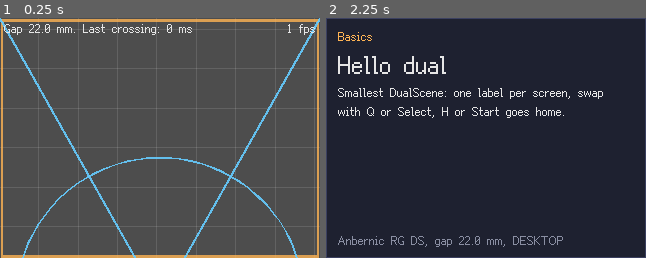
Above: before the commit, frames 1-2 (left to right).
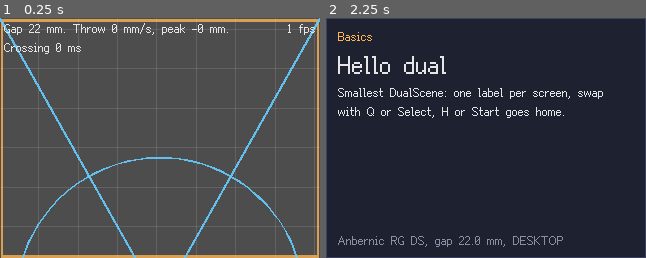
Above: after the commit, the same moments.

Repository: P1tayaa/godot-dual-core
Game: Godot game, scene res://examples/throw_gap/throw_gap.tscn
Two runs of this game, one before a commit and one after it. Both use one fixed random seed, a clock stepped at 60 frames per second and the inputs below. This scene is started directly instead of the project's main scene.
Inputs (mouse positions are in pixels of both pictures, inside the frame that each line leads up to):
- Up to frame 1 (0.25 s): no input
- Up to frame 2 (2.25 s): tap Enter (ui_accept) at 0.5, 1.25, 2 s; drag from (486, 138) to (518, 85) at 0.52 s; drag from (422, 150) to (470, 186) at 1.27 s; move the mouse to (518, 85) at 2.02 s; hold Right (ui_right) from 2.03 s (still down); hold H (home) from 2.03 s (still down); click (518, 85) at 2.17 s

The runs differ from the first frame. In frame 1, 0.8% of the frame differs, in the area x 1-72%, y 2-15%; in frame 2, nothing differs.

Commit message:
Fix throw on device, enable sensors, mark dice six
- Grab steers a rigid ball onto the finger instead of freezing it: moving a
  frozen body between physics steps was overwritten on the device.
- Button row ignores touch (it covered the ball's resting spot).
- Crossing timer as an explicit state; it re-armed itself and showed 0 ms.
- Throw speed, peak height and crossing time shown on the top screen.
- Speed clamp and thicker walls against tunnelling.
- Accelerometer, gravity and gyroscope enabled in project settings.
- Dice: 6 is written '6.' so it is not read as 9.

Co-Authored-By: Claude Opus 5.5 <noreply@anthropic.com>

Diff:
--- a/examples/dice_3d/dice_3d.gd
+++ b/examples/dice_3d/dice_3d.gd
@@ -133,7 +133,8 @@
 	die.add_child(mesh)
 	for axis: Vector3 in DiceRules.D6_FACES:
 		var label: Label3D = Label3D.new()
-		label.text = str(DiceRules.D6_FACES[axis])
+		var value: int = DiceRules.D6_FACES[axis]
+		label.text = "6." if value == 6 else str(value) # the dot tells 6 from an upside-down 9
 		label.font = _font
 		label.font_size = 48
 		label.outline_size = 0
--- a/examples/throw_gap/throw_gap.gd
+++ b/examples/throw_gap/throw_gap.gd
@@ -7,9 +7,12 @@
 
 const BALL_RADIUS_MM: float = 4.0
 const GRAB_RADIUS_MM: float = 14.0
-const WALL_MM: float = 20.0
-const GRAVITY_MM_S2: float = 3000.0 # ~0.3 g: tabletop feel at this scale
+const WALL_MM: float = 60.0
+const GRAVITY_MM_S2: float = 2000.0 # ~0.2 g: a ball rolling on a tilted table, not falling
 const TILT_SCALE: float = 300.0 # mm/s² per m/s² of real gravity
+const MAX_SPEED_MM_S: float = 2500.0 # faster would tunnel through the walls at 60 physics steps per second
+
+enum Crossing { ON_BOTTOM, IN_GAP, COUNTED }
 
 var _ball: RigidBody2D
 var _grabbed: bool = false
@@ -18,7 +21,15 @@
 var _last_time: float = 0.0
 var _velocity: Vector2 = Vector2.ZERO
 var _tilt: bool = false
-var _left_bottom_at: float = -1.0
+var _throw_velocity: Vector2 = Vector2.ZERO
+var _grab_target: Vector2 = Vector2.ZERO
+var _last_throw_speed: float = 0.0
+var _peak_y: float = 0.0
+var _tracking_peak: bool = false
+var _press_world: Vector2 = Vector2.ZERO
+var _press_time: float = 0.0
+var _crossing: Crossing = Crossing.ON_BOTTOM
+var _gap_entered_at: float = 0.0
 var _last_crossing_ms: int = 0
 
 @onready var _info: Label = %Info
@@ -43,20 +54,39 @@
 	_refresh_labels()
 
 
-func _physics_process(_delta: float) -> void:
+func _physics_process(delta: float) -> void:
+	if _grabbed:
+		# Held: the ball stays a rigid body and is steered onto the finger, so the physics server owns its position.
+		_ball.linear_velocity = ((_grab_target - _ball.global_position) / delta).limit_length(MAX_SPEED_MM_S)
+	elif _throw_velocity != Vector2.ZERO:
+		_ball.linear_velocity = _throw_velocity.limit_length(MAX_SPEED_MM_S)
+		_last_throw_speed = _ball.linear_velocity.length()
+		_peak_y = _ball.global_position.y
+		_tracking_peak = true
+		_throw_velocity = Vector2.ZERO
 	if _tilt:
 		var g: Vector3 = Input.get_gravity()
 		_set_gravity(Vector2(-g.x, g.y) * TILT_SCALE)
-	# Crossing time: from leaving the bottom screen's top edge to entering the top screen.
 	var y: float = _ball.global_position.y
+	if _tracking_peak:
+		_peak_y = minf(_peak_y, y)
+		if _ball.linear_velocity.y > 0.0:
+			_tracking_peak = false
+			_refresh_labels()
+	_track_crossing(y)
+
+
+## Time spent in the hinge gap: from the bottom screen's top edge (y = 0) to the top screen's lower edge (-gap).
+func _track_crossing(y: float) -> void:
 	var now: float = Time.get_ticks_msec() / 1000.0
 	if y > 0.0:
-		_left_bottom_at = -1.0
-	elif _left_bottom_at < 0.0 and _ball.linear_velocity.y < 0.0:
-		_left_bottom_at = now
-	if _left_bottom_at >= 0.0 and y < -Screens.profile.gap_mm:
-		_last_crossing_ms = int((now - _left_bottom_at) * 1000.0)
-		_left_bottom_at = -2.0 # counted, wait until it is back on the bottom screen
+		_crossing = Crossing.ON_BOTTOM
+	elif _crossing == Crossing.ON_BOTTOM:
+		_crossing = Crossing.IN_GAP
+		_gap_entered_at = now
+	elif _crossing == Crossing.IN_GAP and y < -Screens.profile.gap_mm:
+		_crossing = Crossing.COUNTED
+		_last_crossing_ms = int((now - _gap_entered_at) * 1000.0)
 		_refresh_labels()
 
 
@@ -70,17 +100,23 @@
 		if touch.pressed and world.distance_to(_ball.global_position) < GRAB_RADIUS_MM:
 			_grabbed = true
 			_grab_screen = screen
-			_ball.freeze = true
+			_grab_target = world
+			_ball.gravity_scale = 0.0
 			_velocity = Vector2.ZERO
+			_press_world = world
+			_press_time = now
 		elif not touch.pressed and _grabbed and screen == _grab_screen:
 			_grabbed = false
-			_ball.freeze = false
-			_ball.linear_velocity = _velocity
+			_ball.gravity_scale = 1.0
+			# A quick flick may send no drag events between press and release: use the whole gesture then.
+			if _velocity.length() < 1.0:
+				_velocity = (world - _press_world) / maxf(now - _press_time, 0.016)
+			_throw_velocity = _velocity
 	elif _grabbed and screen == _grab_screen:
 		var dt: float = maxf(now - _last_time, 0.001)
 		# Smoothed flick speed in mm/s.
 		_velocity = _velocity.lerp((world - _last_world) / dt, 0.5)
-		_ball.global_position = world
+		_grab_target = world
 	_last_world = world
 	_last_time = now
 
@@ -88,10 +124,12 @@
 func _reset_ball() -> void:
 	var bottom: Rect2 = Screens.profile.rect_mm(Screen.BOTTOM)
 	_grabbed = false
-	_ball.freeze = true
-	_ball.global_position = Vector2(bottom.get_center().x, bottom.end.y - 15.0)
+	_ball.gravity_scale = 1.0
 	_ball.linear_velocity = Vector2.ZERO
-	_ball.freeze = false
+	# Teleport through the physics server: it owns the position of a rigid body.
+	var at: Vector2 = Vector2(bottom.get_center().x, bottom.end.y - 15.0)
+	PhysicsServer2D.body_set_state(_ball.get_rid(), PhysicsServer2D.BODY_STATE_TRANSFORM, Transform2D(0.0, at))
+	_ball.global_position = at
 
 
 func _toggle_tilt() -> void:
@@ -109,14 +147,14 @@
 
 
 func _refresh_labels() -> void:
-	_info.text = tr("THROW_INFO") % [Screens.profile.gap_mm, _last_crossing_ms]
+	# Peak as height above the bottom screen's top edge: above gap_mm means it reached the top screen.
+	_info.text = tr("THROW_INFO") % [Screens.profile.gap_mm, _last_throw_speed, -_peak_y, _last_crossing_ms]
 	_tilt_button.text = tr("THROW_TILT") % ("ON" if _tilt else "OFF")
 
 
 func _make_ball() -> RigidBody2D:
 	var ball: RigidBody2D = RigidBody2D.new()
 	ball.continuous_cd = RigidBody2D.CCD_MODE_CAST_SHAPE
-	ball.freeze_mode = RigidBody2D.FREEZE_MODE_KINEMATIC
 	var material: PhysicsMaterial = PhysicsMaterial.new()
 	material.bounce = 0.6
 	ball.physics_material_override = material
--- a/examples/throw_gap/throw_gap.tscn
+++ b/examples/throw_gap/throw_gap.tscn
@@ -22,9 +22,10 @@
 unique_name_in_owner = true
 offset_left = 4.0
 offset_top = 2.0
-offset_right = 316.0
-offset_bottom = 18.0
+offset_right = 260.0
+offset_bottom = 34.0
 mouse_filter = 2
+autowrap_mode = 3
 
 [node name="Fps" type="Label" parent="TopContainer/TopViewport/TopUi" index="2"]
 anchors_preset = 1
@@ -67,6 +68,7 @@
 offset_bottom = -4.0
 grow_horizontal = 0
 grow_vertical = 0
+mouse_filter = 2
 alignment = 2
 
 [node name="TiltButton" type="Button" parent="BottomContainer/BottomViewport/BottomUi/Buttons" index="0"]
--- a/i18n/strings.csv
+++ b/i18n/strings.csv
@@ -44,7 +44,7 @@
 COMMON_ROLL,Roll,Lancer
 COMMON_SAVE,Save,Enregistrer
 THROW_TILT,Tilt: %s,Inclinaison : %s
-THROW_INFO,"Gap %.1f mm. Last crossing: %d ms","Écart %.1f mm. Dernière traversée : %d ms"
+THROW_INFO,"Gap %.0f mm. Throw %.0f mm/s, peak %.0f mm. Crossing %d ms","Écart %.0f mm. Lancer %.0f mm/s, sommet %.0f mm. Traversée %d ms"
 THROW_HINT,"Grab the ball on either screen, flick it.","Attrape la balle sur un écran, lance-la."
 DICE_RESULT,%d,%d
 DICE_HISTORY,Last: %s,Derniers : %s
--- a/project.godot
+++ b/project.godot
@@ -62,6 +62,9 @@
 [input_devices]
 
 pointing/emulate_touch_from_mouse=true
+sensors/enable_accelerometer=true
+sensors/enable_gravity=true
+sensors/enable_gyroscope=true
 
 [internationalization]
 
--- /dev/null
+++ b/tests/test_throw_gap.gd
@@ -0,0 +1,42 @@
+class_name TestThrowGap
+extends TestCase
+## The ball flicked up from the bottom screen must cross the gap and reach the top screen.
+
+const SCENE: PackedScene = preload("res://examples/throw_gap/throw_gap.tscn")
+
+
+func test_flick_up_reaches_top_screen() -> void:
+	var scene: ThrowGap = add_scene(SCENE) as ThrowGap
+	await physics_frames(5)
+	var ball: RigidBody2D = scene._ball
+	var bottom_vp: SubViewport = scene.bottom_viewport
+	# Ball position in bottom-screen pixels, then an upward flick of 60 px per physics frame (~900 mm/s on the RG DS,
+	# a normal finger flick).
+	var start_px: Vector2 = bottom_vp.get_canvas_transform() * ball.global_position
+	var area: Control = scene.get_node("%BottomTouch") as Control
+	var down: InputEventScreenTouch = InputEventScreenTouch.new()
+	down.pressed = true
+	down.position = start_px
+	area.gui_input.emit(down)
+	for i: int in 4:
+		await physics_frames(1)
+		var drag: InputEventScreenDrag = InputEventScreenDrag.new()
+		drag.position = start_px + Vector2(0, -60.0 * (i + 1))
+		area.gui_input.emit(drag)
+	var up: InputEventScreenTouch = InputEventScreenTouch.new()
+	up.pressed = false
+	up.position = start_px + Vector2(0, -240.0)
+	area.gui_input.emit(up)
+	await physics_frames(1)
+	ok(ball.linear_velocity.y < -200.0, "flick gives upward speed (got %s)" % ball.linear_velocity)
+	var top_bottom_edge: float = -Screens.profile.gap_mm
+	var reached: bool = false
+	for i: int in 120:
+		await physics_frames(1)
+		if ball.global_position.y < top_bottom_edge:
+			reached = true
+			break
+	ok(reached, "ball crossed the %.1f mm gap into the top screen" % Screens.profile.gap_mm)
+	await physics_frames(1)
+	# 22 mm at well under 2.5 m/s takes at least ~9 ms; a 0 here means the timer re-armed itself.
+	ok(scene._last_crossing_ms >= 9, "crossing time measured (%d ms)" % scene._last_crossing_ms)
Binary file changed: i18n/strings.en.translation
Binary file changed: i18n/strings.fr.translation
Not shown, added: tests/test_throw_gap.gd.uid
